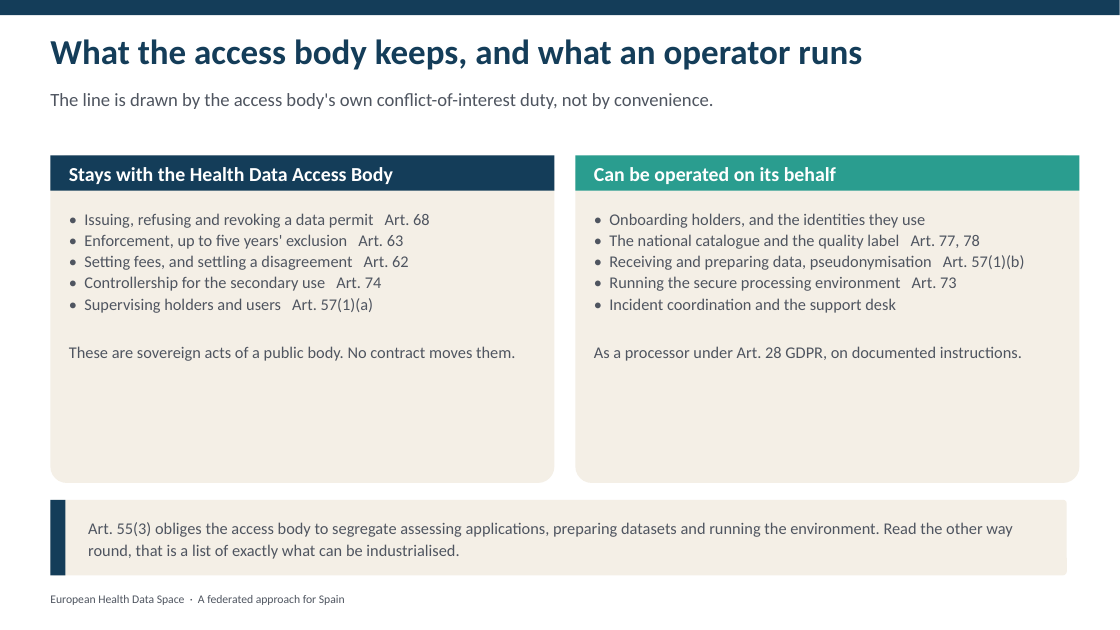
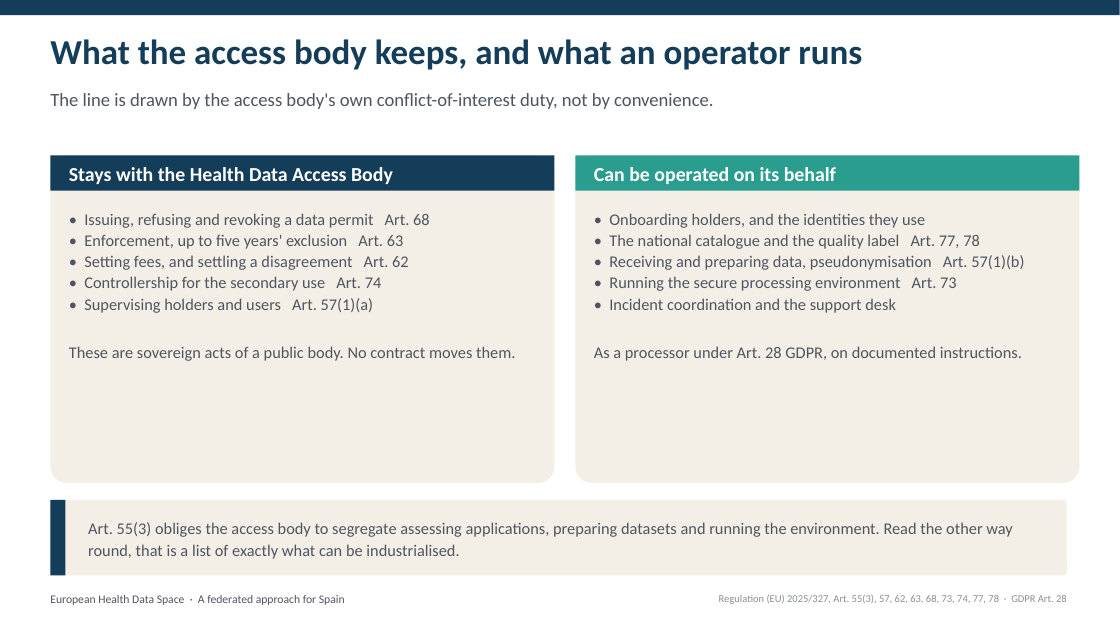
Before and after one commit to ma3u/MinimumViableHealthDataspacev2, a slide deck: slide 20 of docs/demos/spain-ehds-ministry-deck.pptx. Drawn at 1120x630 pixels with LibreOffice and Linux fonts; fonts in the diff are those of the drawing. Boxes give left, top, right and bottom in pixels: in the first picture for what was removed or moved away, otherwise in the second. Text is boxed around its words. In the diff, an @@ line names an element or a change of style, - is before the commit and + after.

```diff
--- a/docs/demos/spain-ehds-ministry-deck.pptx
+++ b/docs/demos/spain-ehds-ministry-deck.pptx
@@ text added at bbox=[719, 594, 1067, 604], 9 pt, text #8A8F98 @@
+Regulation (EU) 2025/327, Art. 55(3), 57, 62, 63, 68, 73, 74, 77, 78 · GDPR Art. 28
```
Also in this commit, not shown: 4 other slides changed, 1 slide removed, 4 other files.
